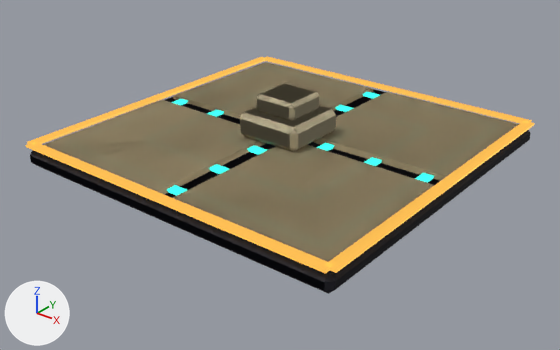
Two versions of the glTF model assets/kit/pad.glb, one commit apart.
The view is the same before and after, from a 50 mm lens placed at (2.44, -3.12, 1.7), pointed at (0.04, -0.12, -0.16). Every picture has the same lights, and +X, +Y and +Z are marked at lower left. The first picture is the older version.

Objects in the first picture: 'pad_charge_restored', 'pad_weight_corrupted'.
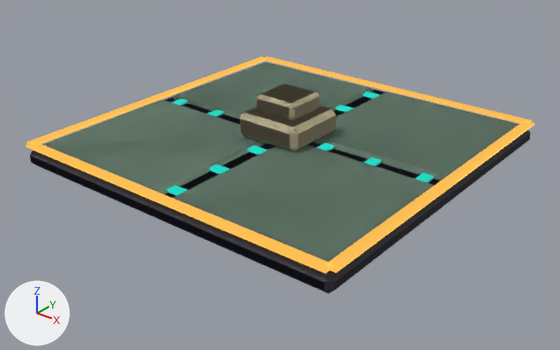
Edits to the bpy script that builds the scene:
```text
Change mat_charcoal:
    mat_charcoal.base_color: (0.0222, 0.0212, 0.0319) -> (0.0595, 0.0612, 0.0908)  # dark grey #292832 -> greyish blue #454655
Change mat_floor_c:
    mat_floor_c.base_color: (0.156, 0.144, 0.188) -> (0.138, 0.147, 0.202)  # grey #6e6a78 -> greyish blue #686b7c
Change mat_floor_2:
    mat_floor_2.base_color: (0.423, 0.332, 0.184) -> (0.191, 0.292, 0.22)  # beige #ae9c77 -> greyish green #799381
```

Where the change shows, as pixel boxes (x1, y1, x2, y2) in the pictures (560 x 350 px):
'pad_weight_corrupted', recoloured
    both: (34, 60, 527, 274)
'pad_weight_restored', recoloured (beige to greyish green)
    both: (34, 60, 527, 274)
'pad_charge_restored', recoloured
    both: (30, 62, 531, 294)
